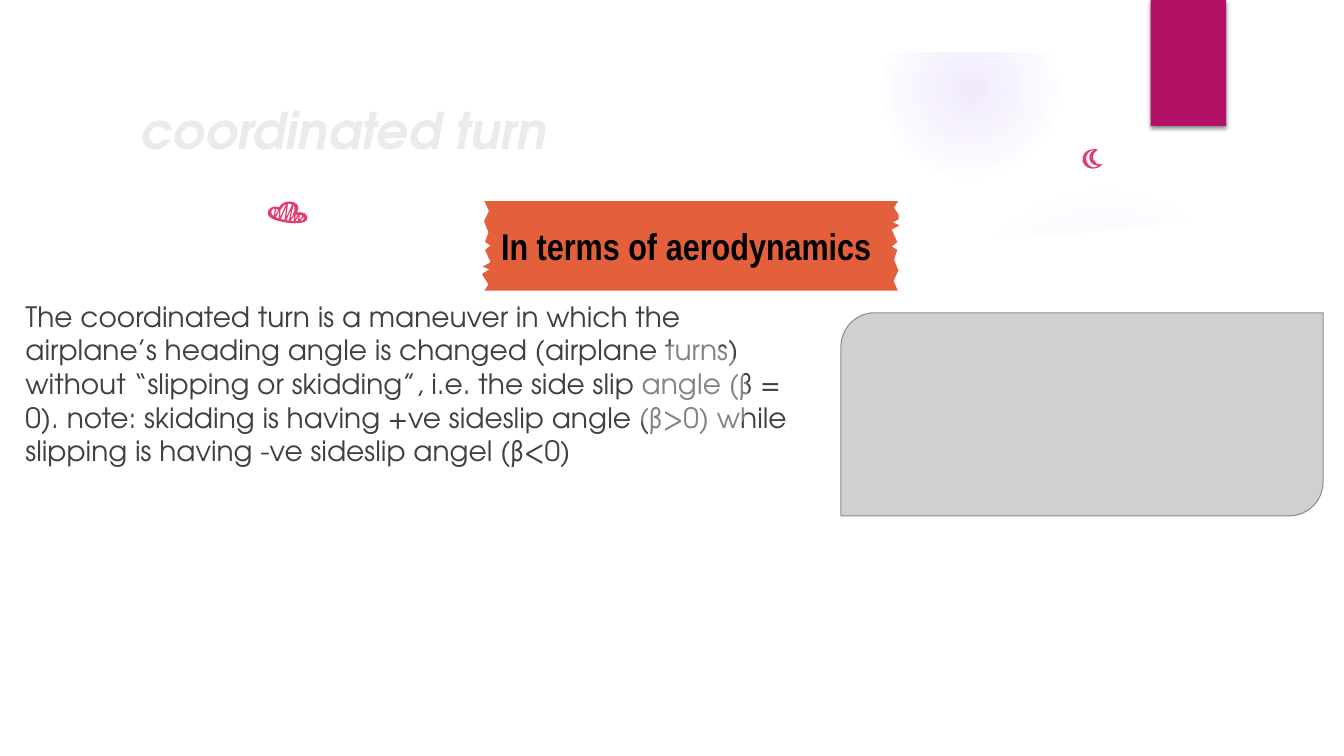
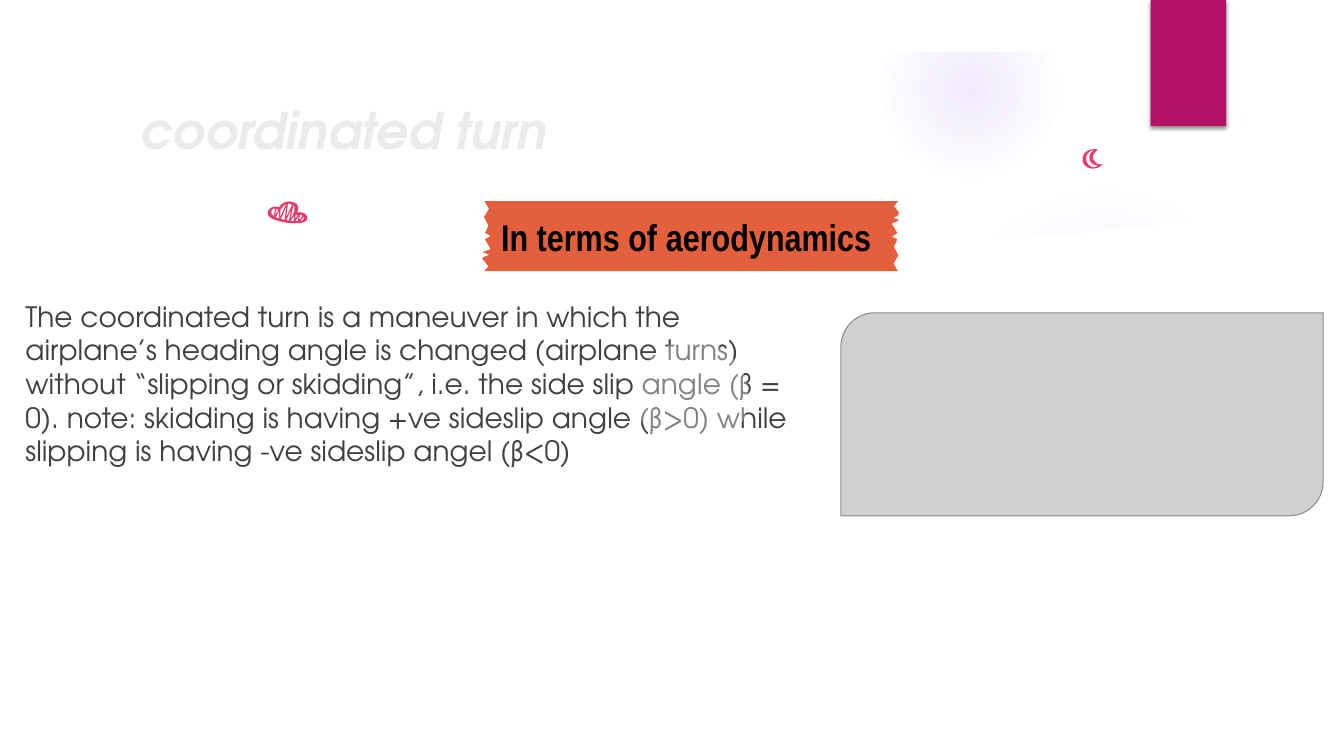
Before and after one commit to Aero-Mohamed/Autopilot, a slide deck: slide 5 of Task 6/Task6_G4_presentation.pptx (slide 6 before the commit). Drawn at 1344x756 pixels with LibreOffice and Linux fonts; fonts in the diff are those of the drawing; grey boxes stand for pictures; background and template pictures are left out. Boxes give left, top, right and bottom in pixels: in the first picture for what was removed or moved away, otherwise in the second. Text is boxed around its words. In the diff, an @@ line names an element or a change of style, - is before the commit and + after.

```diff
--- a/Task 6/Task6_G4_presentation.pptx
+++ b/Task 6/Task6_G4_presentation.pptx
@@ freeform shape "In terms of aerodynamics": place and size @@
-freeform shape "In terms of aerodynamics" at <box>483,202,899,291</box>
+freeform shape "In terms of aerodynamics" at <box>483,202,899,271</box>
```
Also in this commit, not shown: 9 other slides changed, 7 slides added, 1 slide removed, 20 other files.
